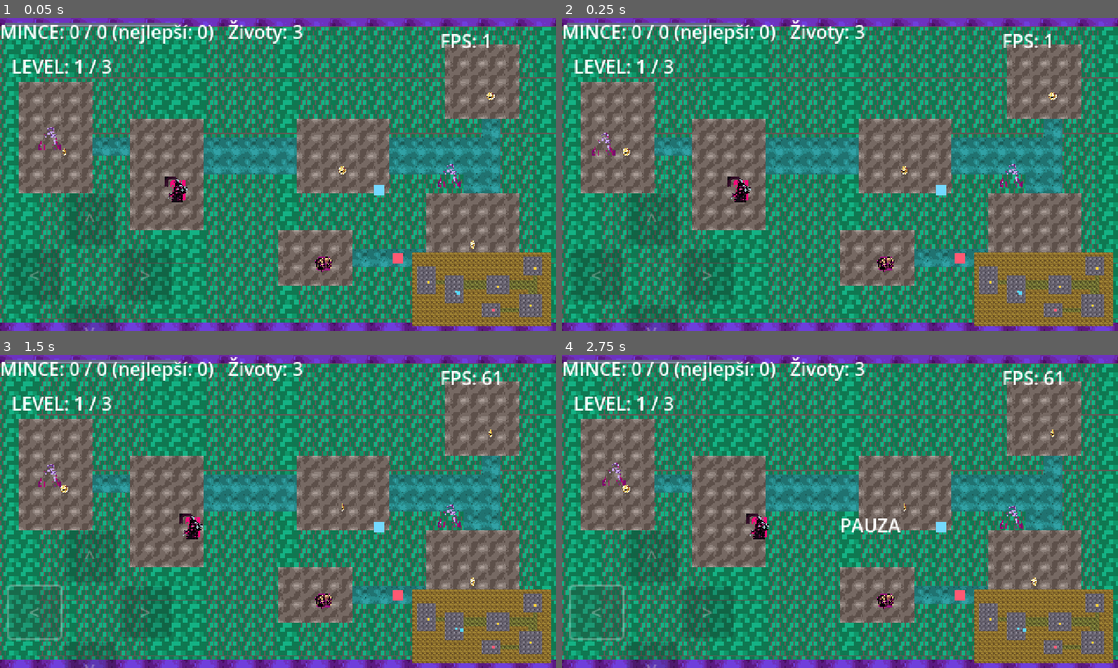
Above: before the commit, frames 1-4 (two rows, left to right).
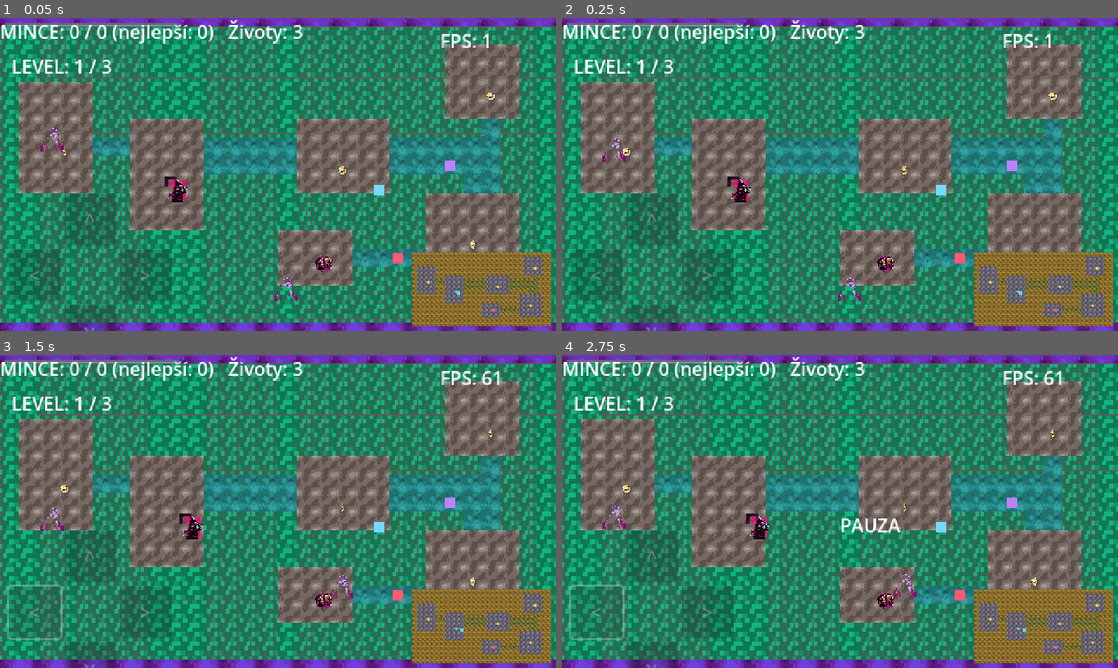
Above: after the commit, the same moments.

Repository: ssevcikm-spec/forge-quest
Game: Godot game, scene res://main.tscn
Two runs of this game, one before a commit and one after it. Both use one fixed random seed, a clock stepped at 60 frames per second and the inputs below.
Inputs:
- Up to frame 1 (0.05 s): no input
- Up to frame 2 (0.25 s): no input
- Up to frame 3 (1.5 s): click "<" at 0.5 s; tap Enter at 1.25 s; hold Right from 1.28 s (still down); tap M at 1.35 s
- Up to frame 4 (2.75 s): tap Space at 1.52, 2, 2.27 s; release Right at 2.03 s; hold Down from 2.03 s (still down); tap R at 2.1 s

The runs differ from the first frame. In frame 1, 0.3% of the frame differs, in the area x 6-83%, y 34-91%; in frame 2, 0.3%; in frame 3, 0.3%, in the area x 6-83%, y 34-78%; in frame 4, 0.3%.

Commit message:
forge: Elixír rychlosti

Diff:
--- a/scripts/game.gd
+++ b/scripts/game.gd
@@ -255,6 +255,7 @@
 		add_child(_make_coin(i, spots[i]))
 	add_child(_make_shield(vp))
 	add_child(_make_heart(vp))
+	add_child(_make_potion(vp))
 
 	# Hráč se musí postavit na spawn NOVÉ úrovně. Pozice se dřív nastavovala jen
 	# při vzniku hráče, takže po přechodu na další úroveň (i po restartu) zůstal
@@ -636,6 +637,20 @@
 	h.area_entered.connect(_on_heart_touched.bind(h))
 	return h
 
+func _make_potion(vp: Vector2) -> Area2D:
+	var p := Area2D.new()
+	p.name = "Potion"
+	p.add_to_group("potion")
+	var shape := CollisionShape2D.new()
+	var circle := CircleShape2D.new()
+	circle.radius = 5.0
+	shape.shape = circle
+	p.add_child(shape)
+	p.add_child(_visual("pickup", Color(0.75, 0.5, 1.0), Vector2(9, 9)))
+	p.position = _safe_spot(vp)
+	p.area_entered.connect(_on_potion_touched.bind(p))
+	return p
+
 
 func _on_chest_touched(other: Area2D, chest: Area2D) -> void:
 	if other != player or not is_instance_valid(chest) or not chest.is_in_group("chest"):
@@ -672,6 +687,14 @@
 	_update_hud()
 	heart.remove_from_group("heart")
 	heart.queue_free()
+
+func _on_potion_touched(other: Area2D, potion: Area2D) -> void:
+	if other != player or not is_instance_valid(potion) or not potion.is_in_group("potion"):
+		return
+	play_sfx("pickup")
+	player.bonus_rychlost = 60.0
+	potion.remove_from_group("potion")
+	potion.queue_free()
 func _restart_hry() -> void:
 	score = 0
 	lives = 3
